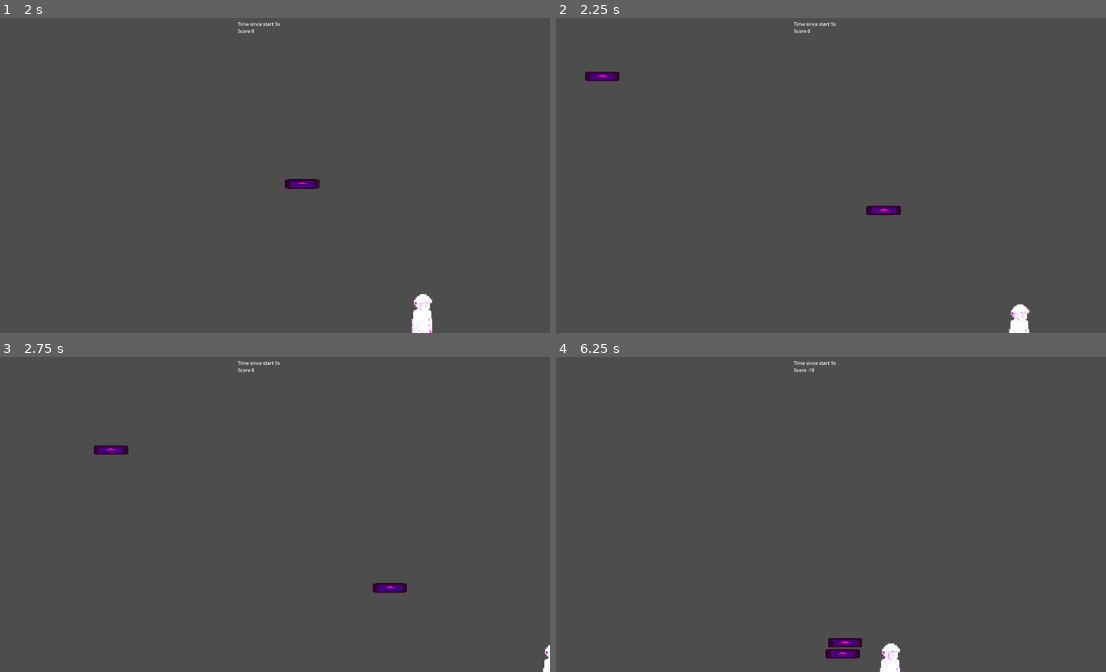
Above: before the commit, frames 1-4 (two rows, left to right).
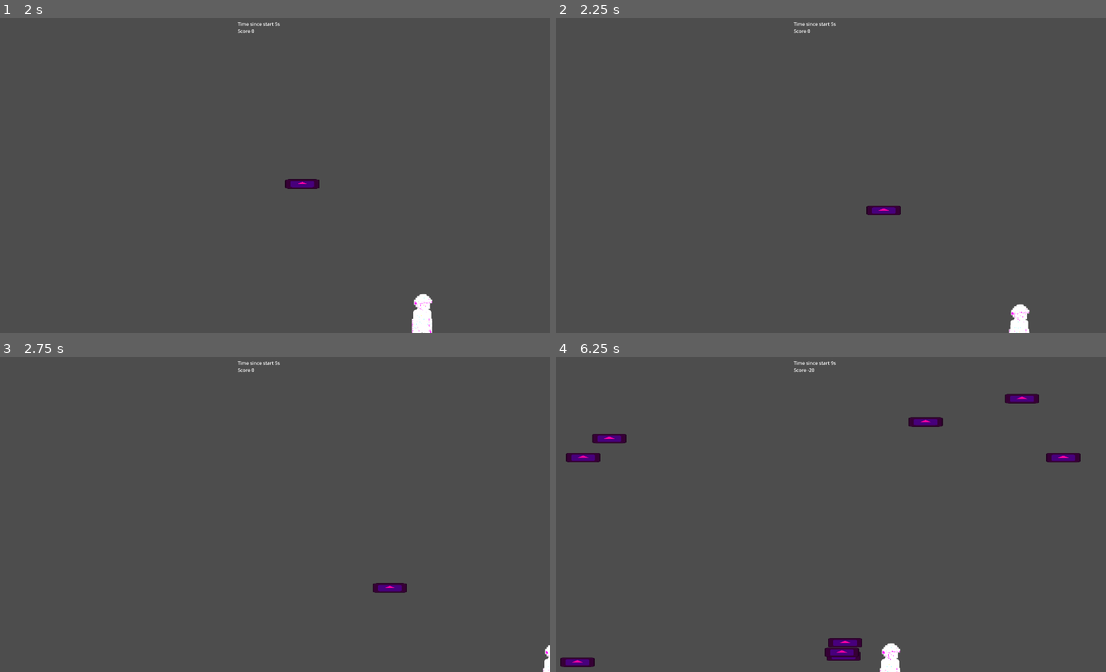
Above: after the commit, the same moments.

Repository: elVariable/gamejam
Game: Godot game, scene res://scenes/levels/main.tscn
The game is run twice, just before and just after one commit, with the same random seed, the same clock (stepped at 60 frames per second) and the same inputs. The engine's default icon, where the game draws it, is replaced by a stand-in: a white triangle on a blue panel in a dark square.
Inputs:
- Up to frame 1 (2 s): hold D (Right) 0.53-1.28 s; tap U (Fire0) at 0.6 s; hold S (Down) from 1.28 s (still down); tap I (Fire1) at 1.35 s
- Up to frame 2 (2.25 s): release S (Down) at 2.03 s; hold D (Right) from 2.03 s (still down); tap O (Fire2) at 2.1 s
- Up to frame 3 (2.75 s): keep holding D (Right)
- Up to frame 4 (6.25 s): release D (Right) at 2.78 s; hold W (Up) 2.78-3.53 s; tap one key every 0.75 s from 2.85 s: P (Fire3) U (Fire0) I (Fire1) O (Fire2) P (Fire3); hold A (Left) 3.53-5.03 s; hold S (Down) 5.03-5.78 s; hold D (Right) from 5.78 s (still down)

Frame 1 is identical in both runs. In frame 2, 0.2% of the frame differs, in the area x 5-12%, y 17-20%; in frame 3, 0.2%; in frame 4, 1.3%, in the area x 0-96%, y 3-99%.

Commit message:
enemy spawn logic

Diff:
--- a/scripts/main.gd
+++ b/scripts/main.gd
@@ -1,8 +1,13 @@
 extends Node2D
 
 var enemy_scene = load("scenes/prefabs/enemy.tscn")
-var enemy_spawn_timer = 2 # seconds
-var enemy_spawn_amount = 1
+
+var enemy_spawn_timer = 3 # seconds
+var last_enemy_spawn_time = 0
+var enemy_spawn_amount = 2
+var current_difficulty = 1
+var last_enemy_dificulty_increase_timer = 0
+var next_enemy_dificulty_increase = 5
 
 # Called when the node enters the scene tree for the first time.
 func _ready():
@@ -10,17 +15,27 @@
 
 # Called every frame. 'delta' is the elapsed time since the previous frame.
 func _process(delta):
+    update_enemy_difficulty(delta)
     enemy_spawner(delta)
 
+func update_enemy_difficulty(delta):
+    if last_enemy_dificulty_increase_timer > next_enemy_dificulty_increase:
+        current_difficulty += 1
+        enemy_spawn_amount += 2 * current_difficulty
+        last_enemy_dificulty_increase_timer = 0
+        next_enemy_dificulty_increase = next_enemy_dificulty_increase * 1.3
+    else:
+        last_enemy_dificulty_increase_timer += delta
+
 func enemy_spawner(delta):
-    if enemy_spawn_timer > 0:
-        enemy_spawn_timer -= delta
+    if last_enemy_spawn_time < enemy_spawn_timer:
+        last_enemy_spawn_time += delta
     else:
         for i in range(enemy_spawn_amount):
             var enemy_instance = enemy_scene.instantiate()
             add_child(enemy_instance)
             enemy_instance.position = get_legit_spawn()
-        enemy_spawn_timer = 5
+        last_enemy_spawn_time = 0
 
 func get_legit_spawn():
     var res = get_viewport_rect()
